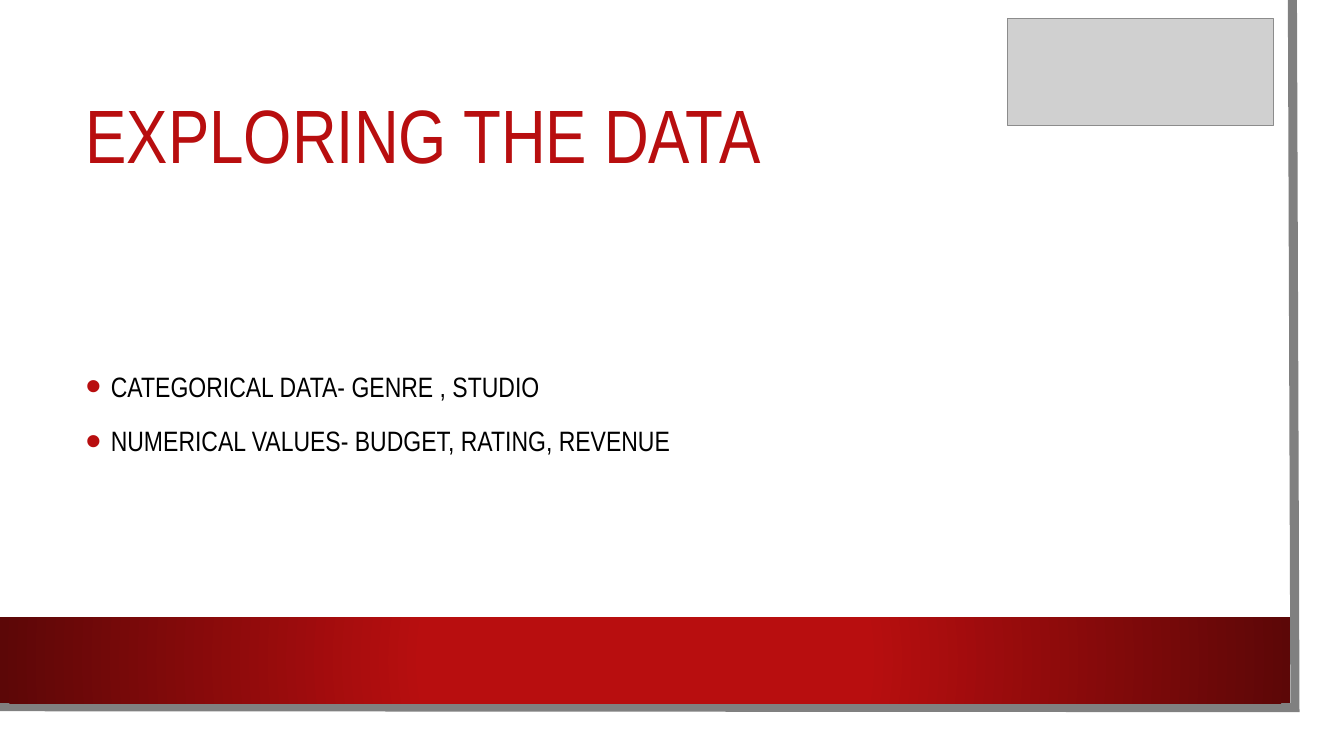
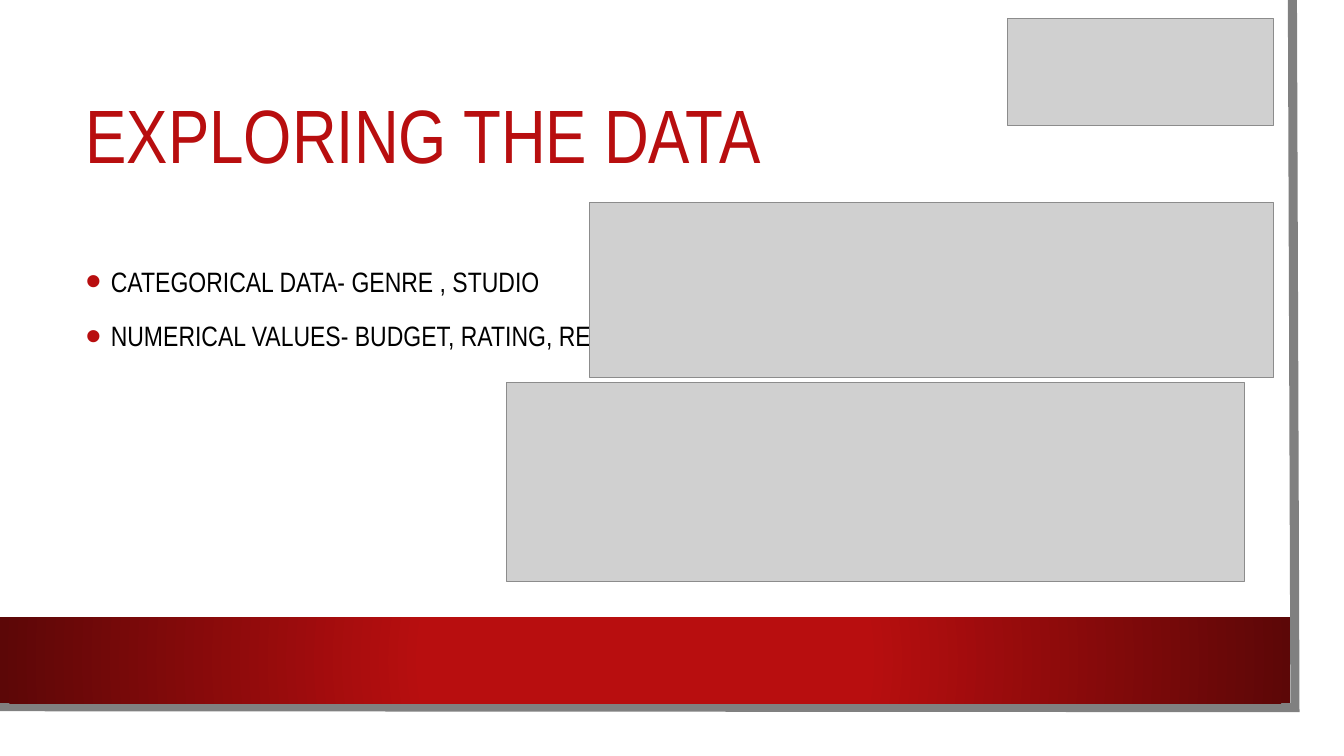
Before and after one commit to AnyaKatz/TraficPreventer, a slide deck: slide 8 of MOVIFIER.pptx. Drawn at 1344x756 pixels with LibreOffice and Linux fonts; fonts in the diff are those of the drawing; grey boxes stand for pictures; background and template pictures are left out. Boxes give left, top, right and bottom in pixels: in the first picture for what was removed or moved away, otherwise in the second. Text is boxed around its words. In the diff, an @@ line names an element or a change of style, - is before the commit and + after.

```diff
--- a/MOVIFIER.pptx
+++ b/MOVIFIER.pptx
@@ picture added at [590, 203, 1273, 378] @@
@@ text "CATEGORICAL DATA- GENRE , STUDIO": place and size @@
-text "CATEGORICAL DATA- GENRE , STUDIO" at [111, 377, 670, 455]
+text "CATEGORICAL DATA- GENRE , STUDIO" at [111, 272, 670, 352]
@@ picture added at [506, 383, 1244, 582] @@
```
Also in this commit, not shown: 1 other slide changed.
